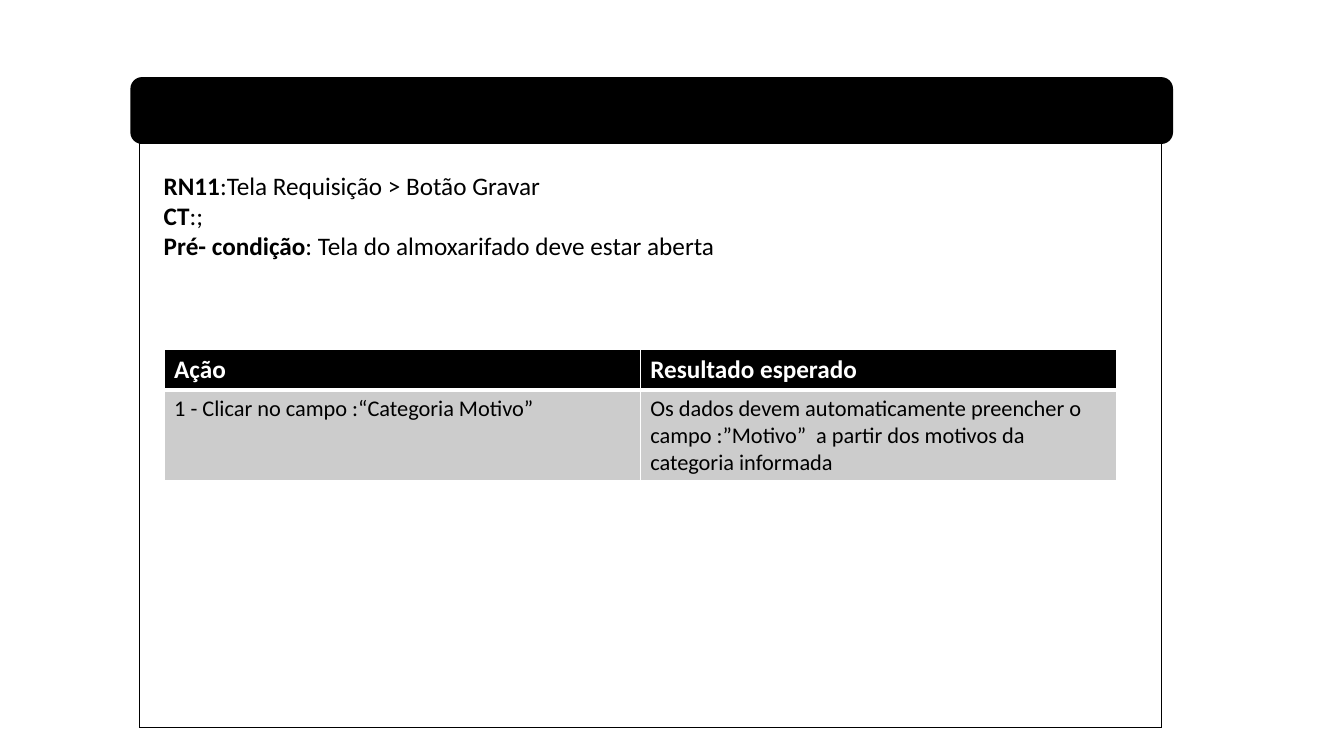
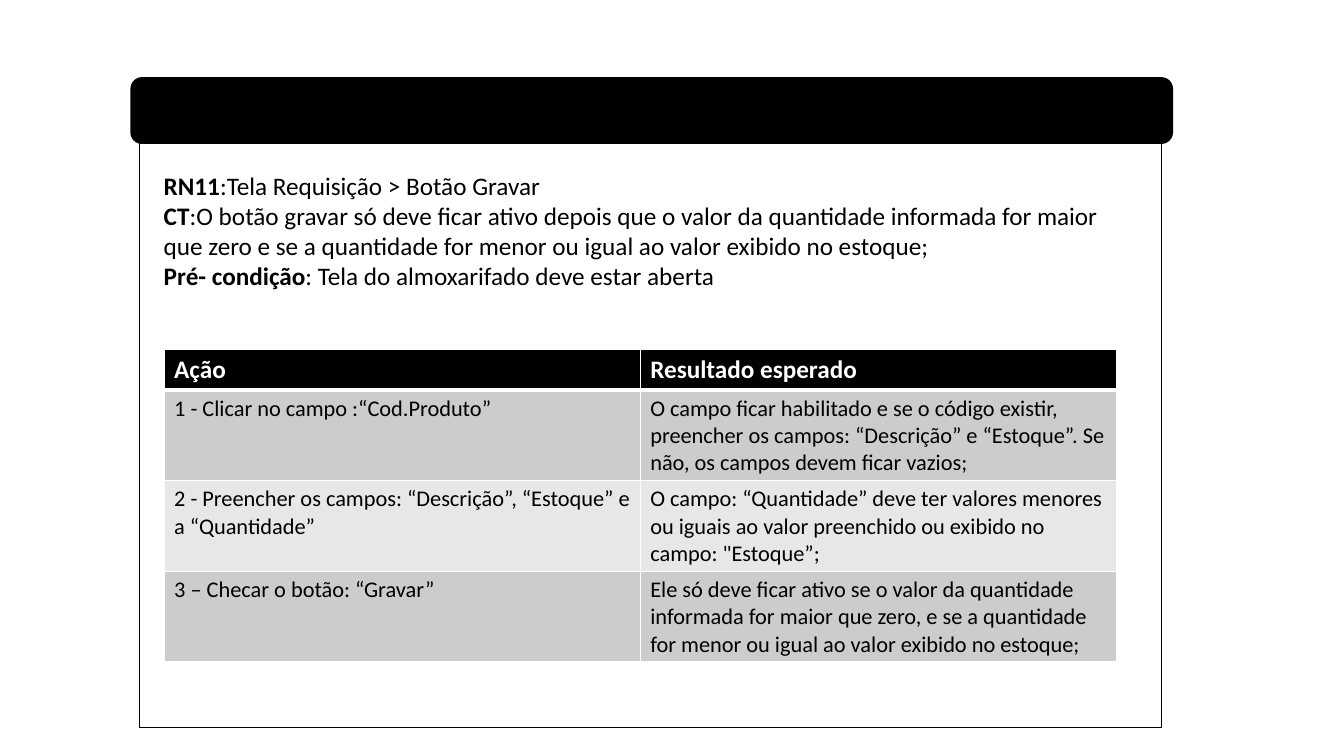
Before and after one commit to viniciuss1812/Almoxarifado, a slide deck: slide 21 of RegrasNegocio/RN_Requisitos.pptx. Drawn at 1344x756 pixels with LibreOffice and Linux fonts; fonts in the diff are those of the drawing. Boxes give left, top, right and bottom in pixels: in the first picture for what was removed or moved away, otherwise in the second. Text is boxed around its words. In the diff, an @@ line names an element or a change of style, - is before the commit and + after.

```diff
--- a/RegrasNegocio/RN_Requisitos.pptx
+++ b/RegrasNegocio/RN_Requisitos.pptx
@@ text at (164, 207, 1097, 260): text changed; bold off @@
-CT:;
+CT:O botão gravar só deve ficar ativo depois que o valor da quantidade informada for maior que zero e se a quantidade for menor ou igual ao valor exibido no estoque;
@@ table at (164, 350, 1116, 662) @@
-row 2: 1 - Clicar no campo :“Categoria Motivo” | Os dados devem automaticamente preencher o campo :”Motivo” a partir dos motivos da categoria informada
+row 2: 1 - Clicar no campo :“Cod.Produto” | O campo ficar habilitado e se o código existir, preencher os campos: “Descrição” e “Estoque”. Se não, os campos devem ficar vazios;
+row 3: 2 - Preencher os campos: “Descrição”, “Estoque” e a “Quantidade” | O campo: “Quantidade” deve ter valores menores ou iguais ao valor preenchido ou exibido no campo: "Estoque”;
+row 4: 3 – Checar o botão: “Gravar” | Ele só deve ficar ativo se o valor da quantidade informada for maior que zero, e se a quantidade for menor ou igual ao valor exibido no estoque;
```
Also in this commit, not shown: 5 other slides changed, 1 slide removed, 11 other files.
